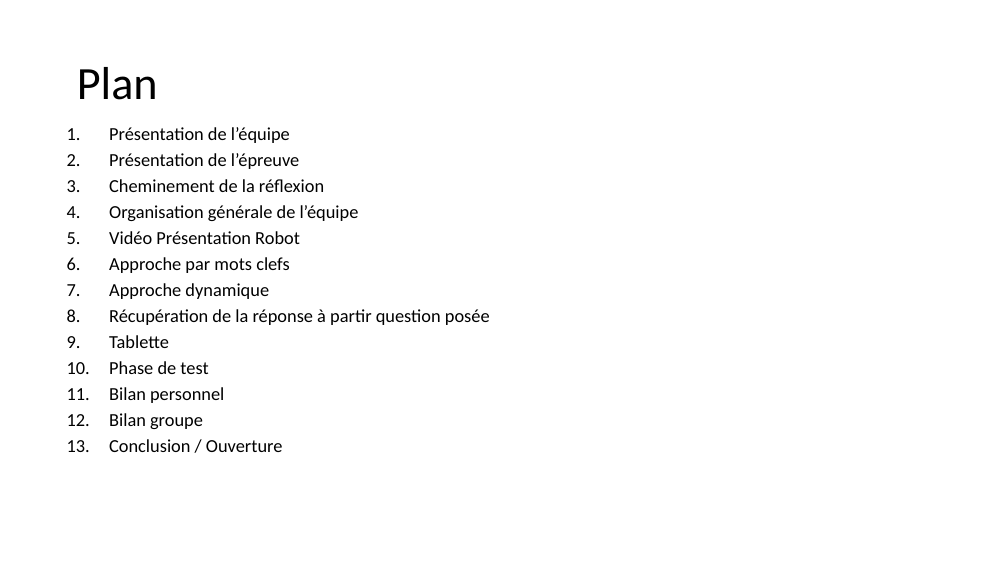
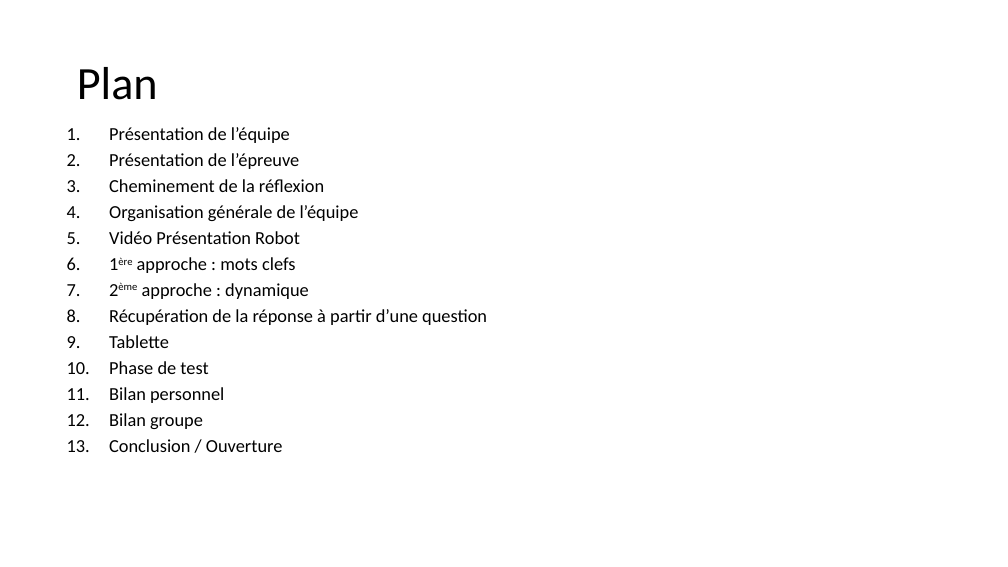
Before and after one commit to PorteAntoine/IHM_PEPPER_CPE2017, a slide deck: slide 2 of Rapport/Diapo_ihm_pepper.pptx. Drawn at 1008x567 pixels with LibreOffice and Linux fonts; fonts in the diff are those of the drawing; background and template pictures are left out. Boxes give left, top, right and bottom in pixels: in the first picture for what was removed or moved away, otherwise in the second. Text is boxed around its words. In the diff, an @@ line names an element or a change of style, - is before the commit and + after.

```diff
--- a/Rapport/Diapo_ihm_pepper.pptx
+++ b/Rapport/Diapo_ihm_pepper.pptx
@@ text at bbox=[109, 257, 487, 325]: text changed @@
-6. Approche par mots clefs
-7. Approche dynamique
-8. Récupération de la réponse à partir question posée
+6. 1ère approche : mots clefs
+7. 2ème approche : dynamique
+8. Récupération de la réponse à partir d’une question
```
Also in this commit, not shown: 23 other slides changed.
